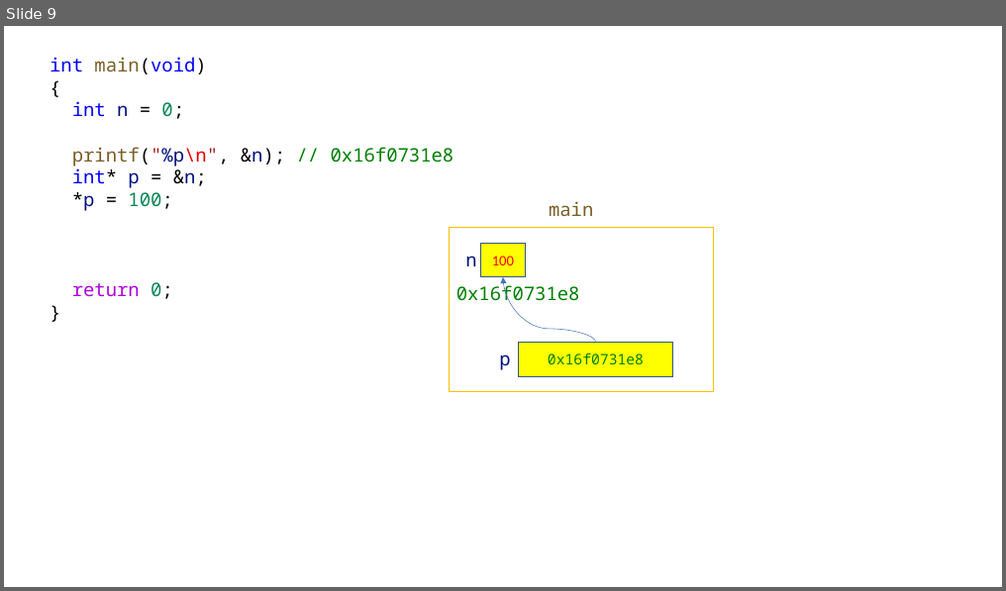
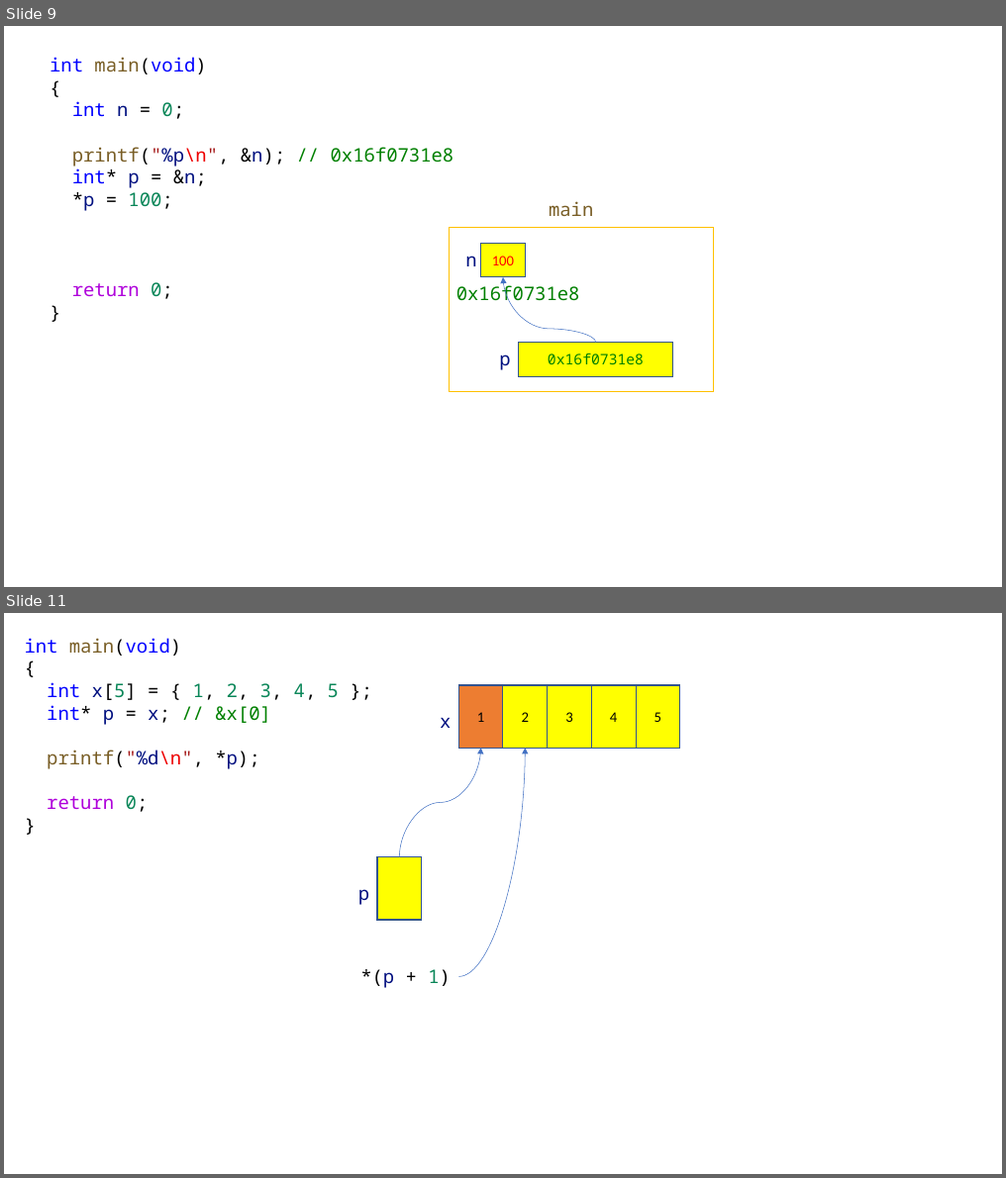
Before and after one commit to yoonichul/hyundai_20220510, a slide deck: 220511.pptx. Shown one above the other, each under a label of ours: slide 9 before the commit, slides 9 and 11 after it; the slides between them are not shown. The pictures are 1006x591 and 1006x1178 pixels, drawn with LibreOffice and Linux fonts; fonts in the diff are those of the drawing. Boxes give left, top, right and bottom in pixels: in the first picture for what was removed or moved away, otherwise in the second. Text is boxed around its words. In the diff, an @@ line names an element or a change of style, - is before the commit and + after.

```diff
--- a/220511.pptx
+++ b/220511.pptx
@@ slide 11 added at box(4, 613, 1002, 1174), background #FFFFFF @@
@@ text added at box(25, 638, 339, 812), 18 pt, text #000000 @@
+int main(void)
+{
+int x[5] = { 1, 2, 3, 4, 5 };
+int* p = x; // &x[0]
+printf("%d\n", *p);
+return 0;
+}
@@ rectangle added at box(459, 685, 503, 749), fill #ED7D31, outline #325491 1 pt, 14 pt, text #000000 @@
+1
@@ rectangle added at box(503, 685, 548, 749), fill #FFFF00, outline #325491 1 pt, 14 pt, text #000000 @@
+2
@@ rectangle added at box(548, 685, 592, 749), fill #FFFF00, outline #325491 1 pt, 14 pt, text #000000 @@
+3
@@ rectangle added at box(592, 685, 636, 749), fill #FFFF00, outline #325491 1 pt, 14 pt, text #000000 @@
+4
@@ rectangle added at box(636, 685, 680, 749), fill #FFFF00, outline #325491 1 pt, 14 pt, text #000000 @@
+5
@@ text added at box(440, 718, 450, 728), 18 pt, text #001080 @@
+x
@@ curved arrow added from (399, 858) to (481, 748), #4472C4 0.5 pt @@
@@ curved arrow added from (459, 977) to (525, 748), #4472C4 0.5 pt @@
@@ rectangle added at box(377, 858, 422, 920), fill #FFFF00, outline #325491 1 pt @@
@@ text added at box(358, 889, 369, 905), 18 pt, text #001080 @@
+p
@@ text added at box(360, 969, 450, 988), 18 pt, text #000000 @@
+*(p + 1)
```
Also in this commit, not shown: 1 slide changed, 2 other slides added.
